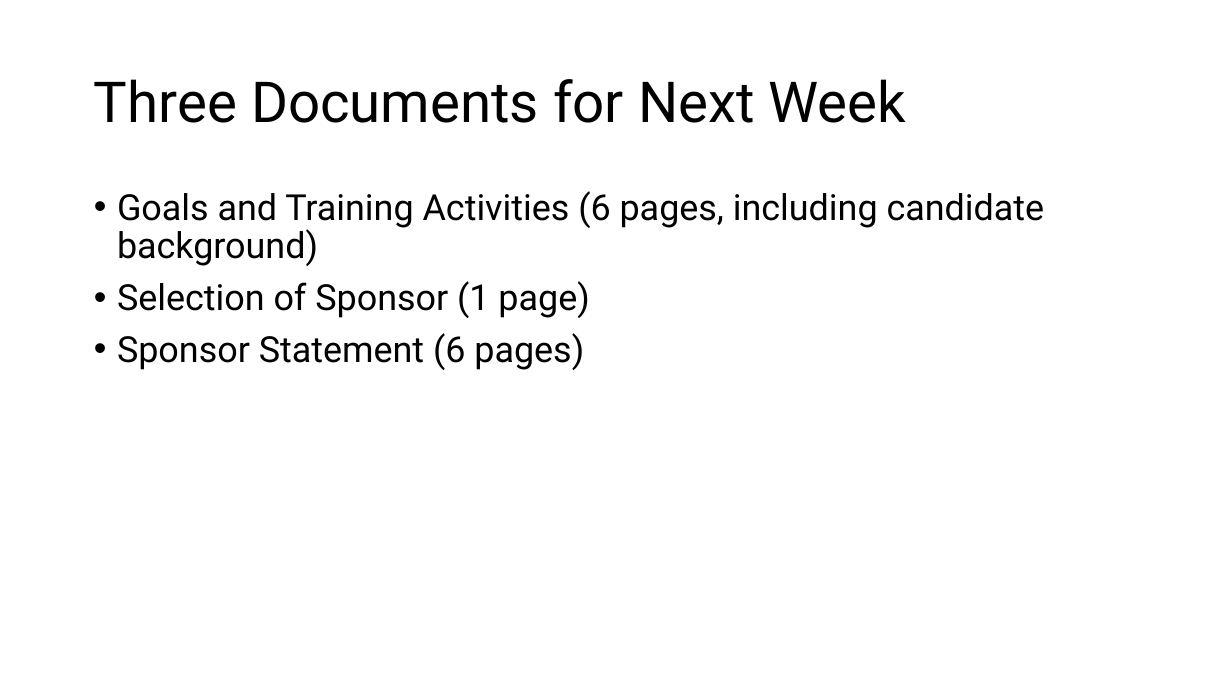
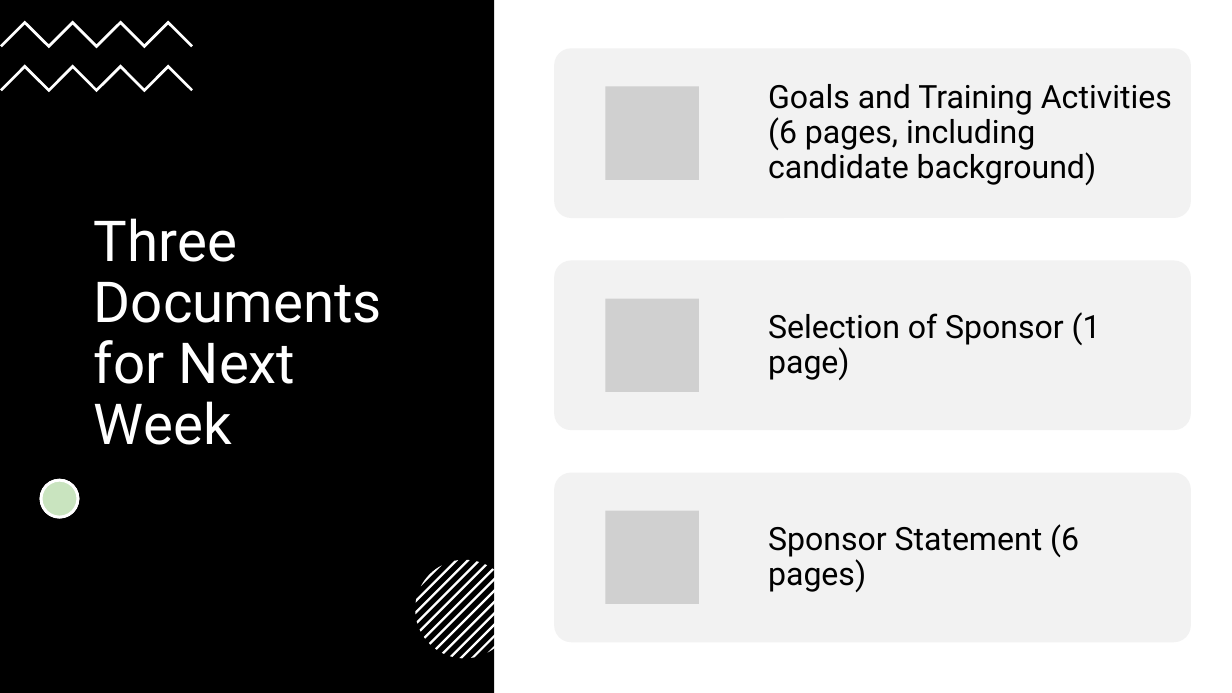
Before and after one commit to BridgesLab/FellowshipWorkshopDocuments, a slide deck: slide 5 of Documents/Slides/Training Goals.pptx. Drawn at 1232x693 pixels with LibreOffice and Linux fonts; fonts in the diff are those of the drawing; grey boxes stand for pictures. Boxes give left, top, right and bottom in pixels: in the first picture for what was removed or moved away, otherwise in the second. Text is boxed around its words. In the diff, an @@ line names an element or a change of style, - is before the commit and + after.

```diff
--- a/Documents/Slides/Training Goals.pptx
+++ b/Documents/Slides/Training Goals.pptx
@@ rectangle added at [0,0,494,693], fill #000000 @@
@@ freeform shape added at [0,20,193,48], fill #FFFFFF @@
@@ freeform shape added at [0,65,193,92], fill #FFFFFF @@
@@ title "Three Documents for Next Week": place and size @@
-title "Three Documents for Next Week" at [94,79,907,123]
+title "Three Documents for Next Week" at [94,218,382,445]
@@ title "Three Documents for Next Week" at [94,218,382,445]: text colour #000000 to #FFFFFF @@
@@ text removed at [117,191,1045,370] @@
-• Goals and Training Activities (6 pages, including candidate background)
-• Selection of Sponsor (1 page)
-• Sponsor Statement (6 pages)
@@ ellipse added at [41,481,78,518], fill #FFFFFF, outline #FFFFFF 2.25 pt @@
@@ ellipse added at [41,481,78,518], fill #4EA72E at 30% opacity, outline #FFFFFF 2.25 pt @@
@@ group added at [555,48,1191,642]: 3 rounded rectangles, 3 pictures, 3 texts @@
+Goals and Training Activities (6 pages, including candidate background)
+Selection of Sponsor (1 page)
+Sponsor Statement (6 pages)
@@ group added at [415,560,514,659]: 13 freeform shapes @@
```
Also in this commit, not shown: 5 other slides changed, 2 slides added, 1 slide removed, 2 other files.
